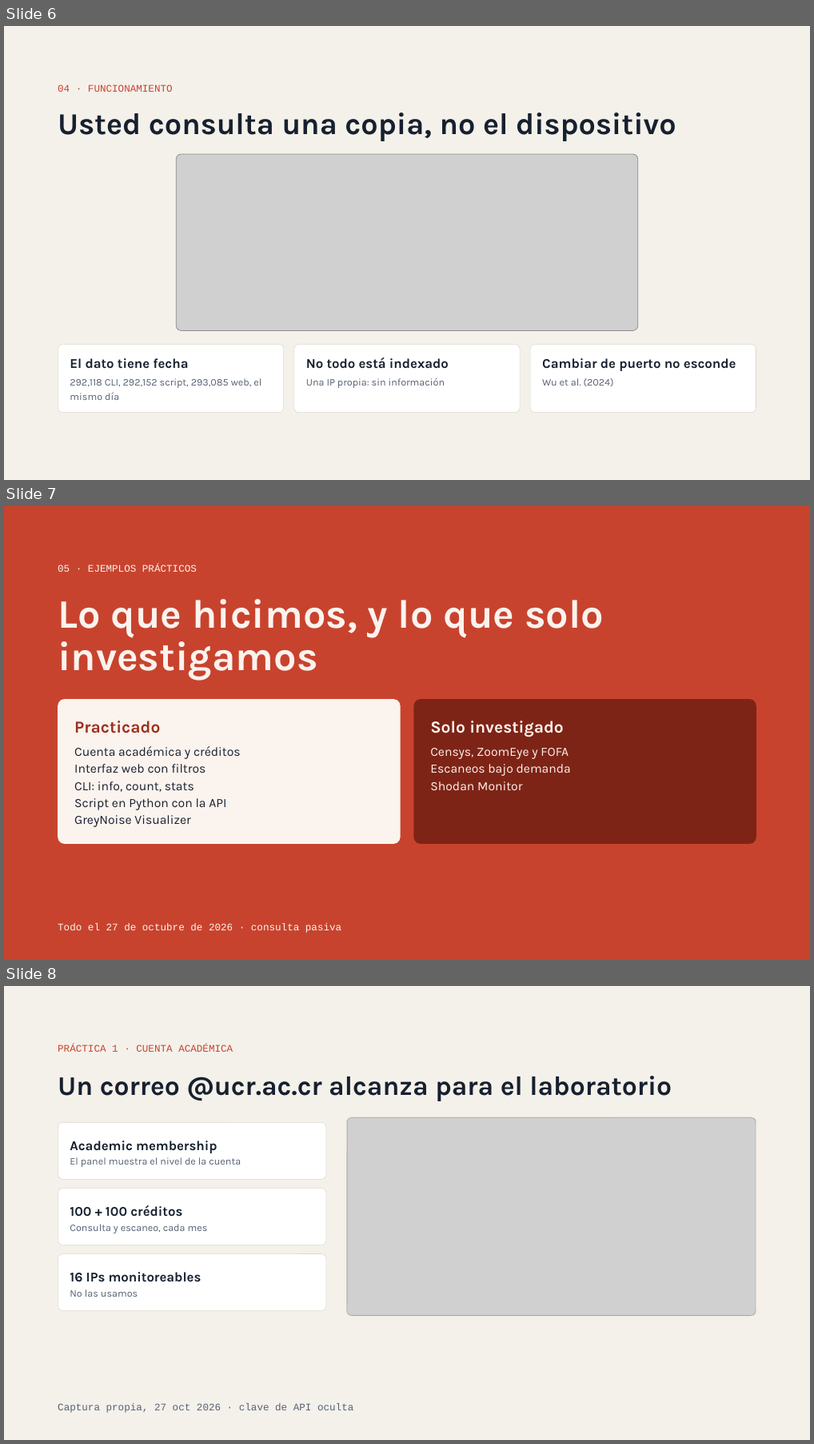
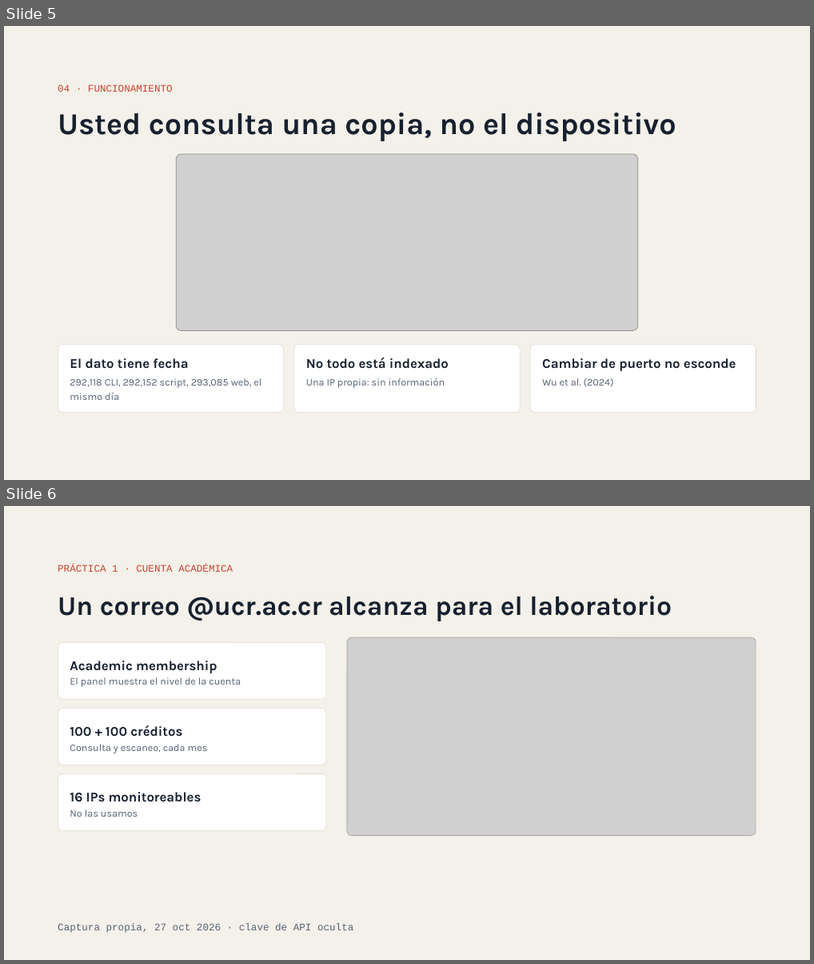
Before and after one commit to MariangelArias/investigacion_IF6000, a slide deck: Shodan IF-6000 Exposición.pptx. Shown one above the other, each under a label of ours: slides 6, 7 and 8 before the commit, slides 5 and 6 after it. The pictures are 814x1444 and 814x964 pixels, drawn with LibreOffice and Linux fonts; fonts in the diff are those of the drawing; grey boxes stand for pictures. Boxes give left, top, right and bottom in pixels: in the first picture for what was removed or moved away, otherwise in the second. Text is boxed around its words. In the diff, an @@ line names an element or a change of style, - is before the commit and + after.

```diff
--- a/Shodan IF-6000 Exposición.pptx
+++ b/Shodan IF-6000 Exposición.pptx
@@ slide 7 removed at [4, 506, 810, 960], background #C8432E @@
@@ text removed at [58, 564, 197, 572] @@
-05 · EJEMPLOS PRÁCTICOS
@@ title removed at [58, 599, 604, 680] @@
-Lo que hicimos, y lo que solo investigamos
@@ rounded rectangle removed at [58, 699, 401, 844] @@
@@ text removed at [74, 720, 160, 733] @@
-Practicado
@@ rounded rectangle removed at [414, 699, 757, 844] @@
@@ text removed at [430, 720, 564, 736] @@
-Solo investigado
@@ text removed at [74, 746, 241, 827] @@
-Cuenta académica y créditos
-Interfaz web con filtros
-CLI: info, count, stats
-Script en Python con la API
-GreyNoise Visualizer
@@ text removed at [430, 748, 571, 790] @@
-Censys, ZoomEye y FOFA
-Escaneos bajo demanda
-Shodan Monitor
@@ text removed at [58, 923, 342, 932] @@
-Todo el 27 de octubre de 2026 · consulta pasiva
@@ what was slide 6 is now slide 5 @@
@@ what was slide 8 is now slide 6 @@
```
Also in this commit, not shown: 2 other slides removed.
